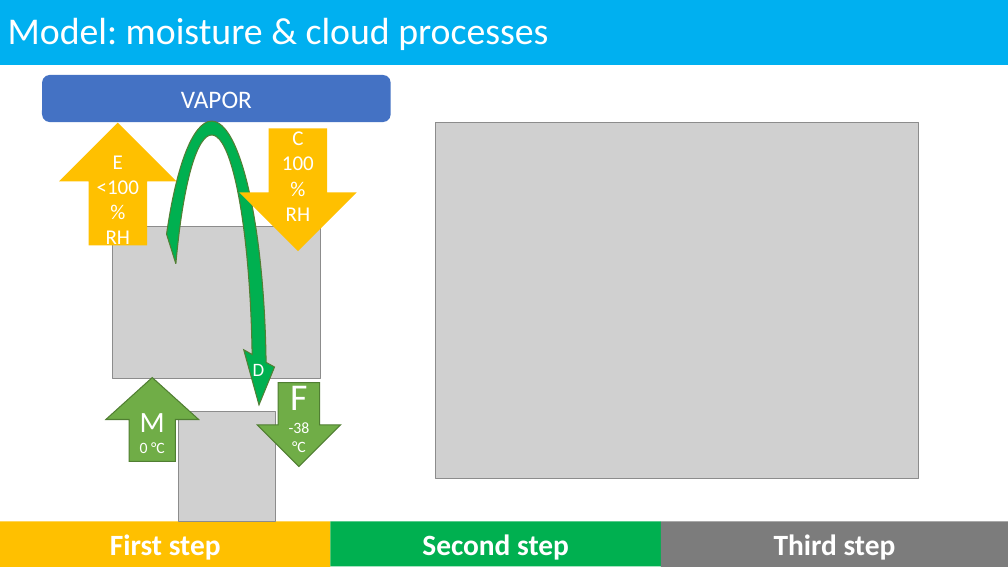
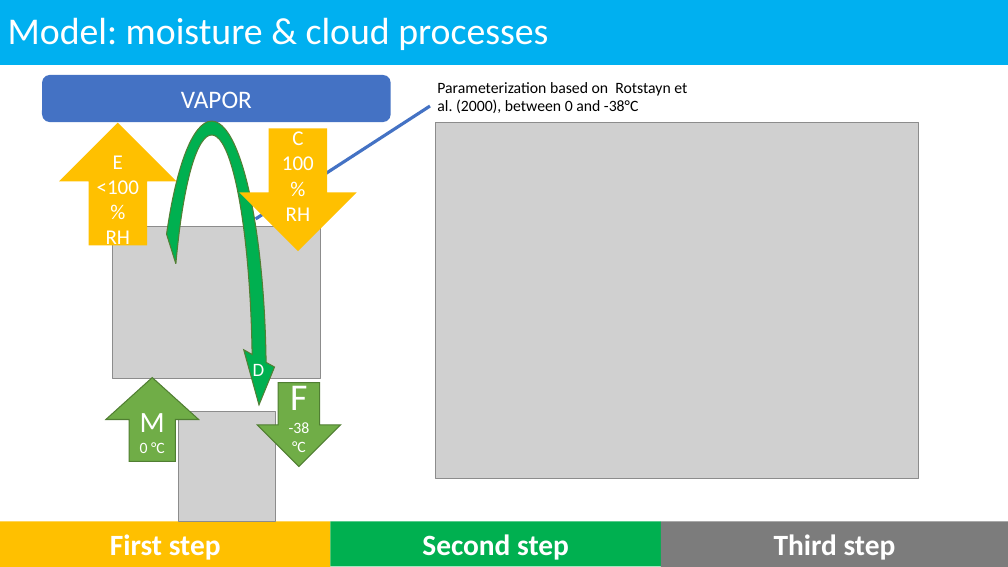
Before and after one commit to meteoNL/CloudParcelModel_SOACproject, a slide deck: slide 5 of presentation.pptx. Drawn at 1008x567 pixels with LibreOffice and Linux fonts; fonts in the diff are those of the drawing; grey boxes stand for pictures. Boxes give left, top, right and bottom in pixels: in the first picture for what was removed or moved away, otherwise in the second. Text is boxed around its words. In the diff, an @@ line names an element or a change of style, - is before the commit and + after.

```diff
--- a/presentation.pptx
+++ b/presentation.pptx
@@ text added at (x1=437, y1=82, x2=687, y2=113), 15 pt, text #000000 @@
+Parameterization based on Rotstayn et al. (2000), between 0 and -38°C
@@ line added from (256, 219) to (430, 106), #4472C4 3 pt @@
```
Also in this commit, not shown: 7 other slides changed.
